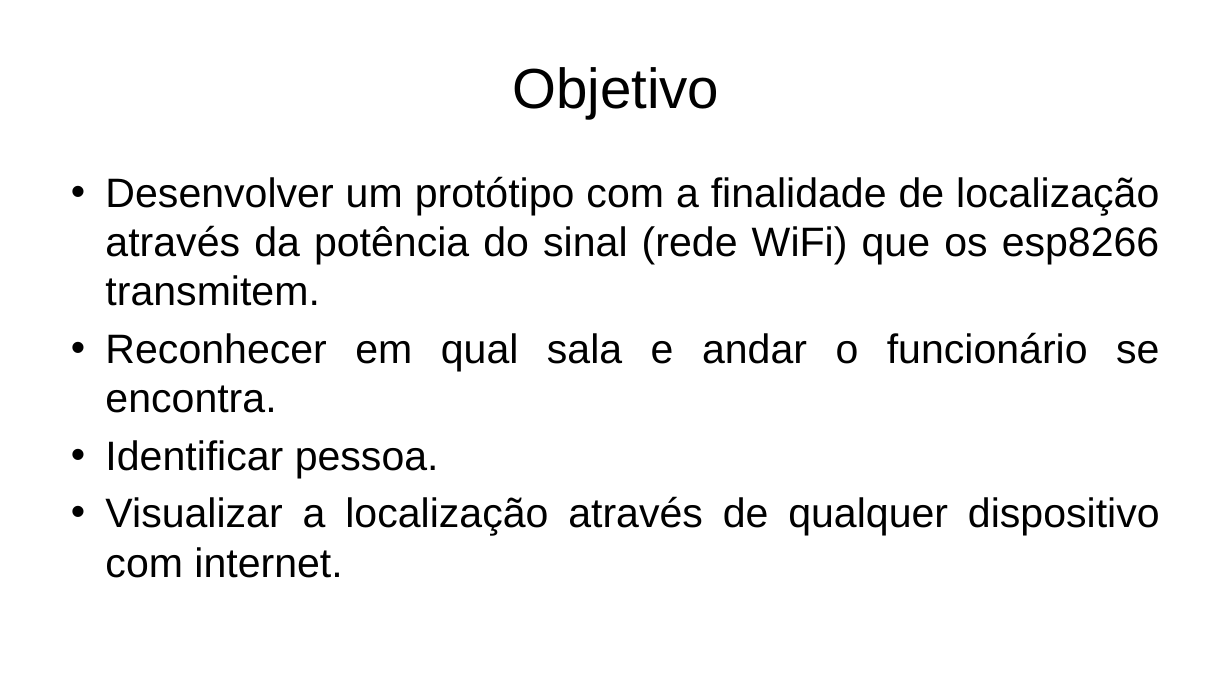
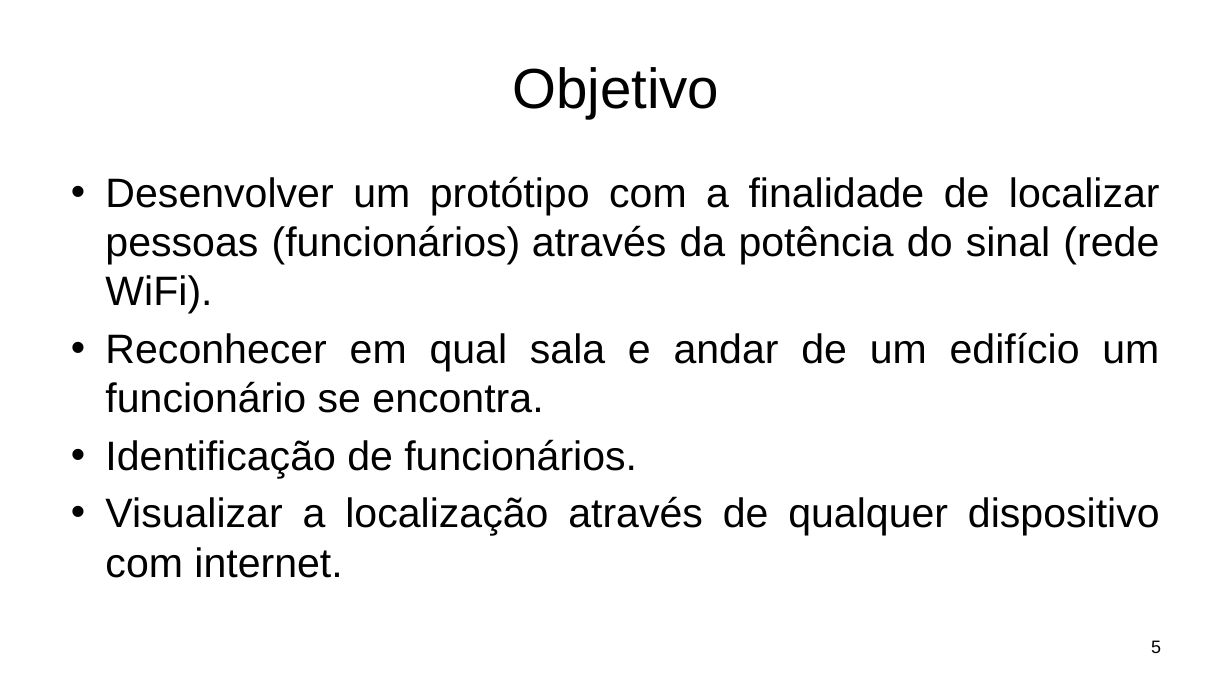
Before and after one commit to Guigajks/PI-VIII, a slide deck: slide 5 of Documentação/Apresentação Projeto PID.pptx. Drawn at 1232x693 pixels with LibreOffice and Linux fonts; fonts in the diff are those of the drawing; background and template pictures are left out. Boxes give left, top, right and bottom in pixels: in the first picture for what was removed or moved away, otherwise in the second. Text is boxed around its words. In the diff, an @@ line names an element or a change of style, - is before the commit and + after.

```diff
--- a/Documentação/Apresentação Projeto PID.pptx
+++ b/Documentação/Apresentação Projeto PID.pptx
@@ text at <box>105,176,1160,478</box>: text changed @@
-• Desenvolver um protótipo com a finalidade de localização através da potência do sinal (rede WiFi) que os esp8266 transmitem.
-• Reconhecer em qual sala e andar o funcionário se encontra.
-• Identificar pessoa.
+• Desenvolver um protótipo com a finalidade de localizar pessoas (funcionários) através da potência do sinal (rede WiFi).
+• Reconhecer em qual sala e andar de um edifício um funcionário se encontra.
+• Identificação de funcionários.
@@ page number added at <box>1151,640,1161,653</box>, 14 pt, text #000000 @@
+5
```
Also in this commit, not shown: 11 other slides changed, 7 slides added, 6 other files.
